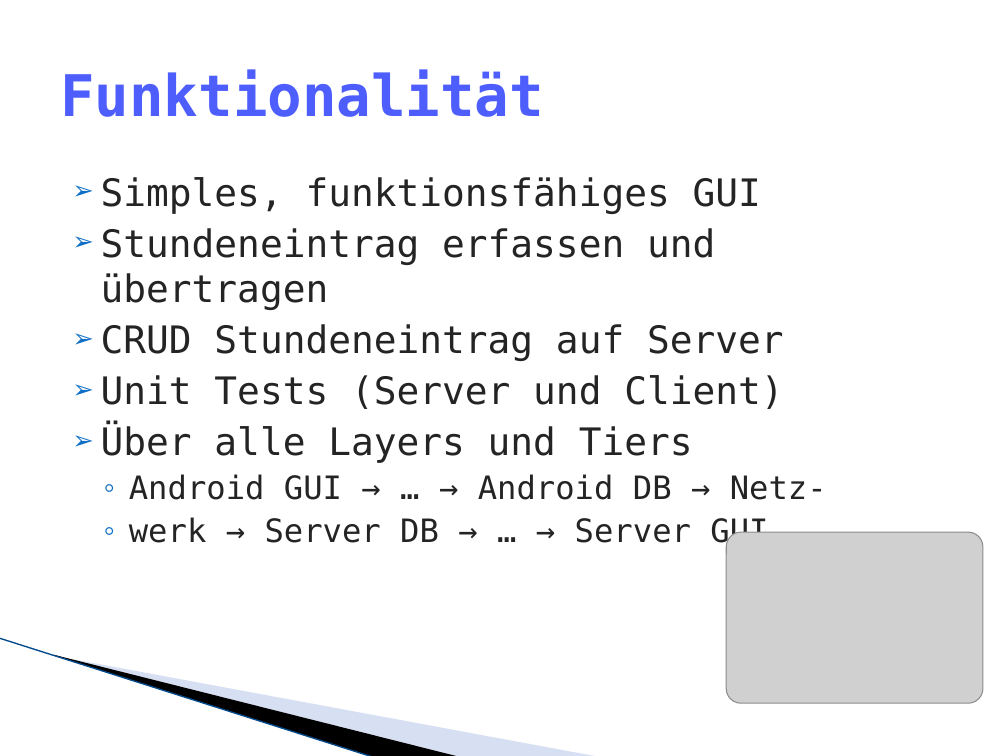
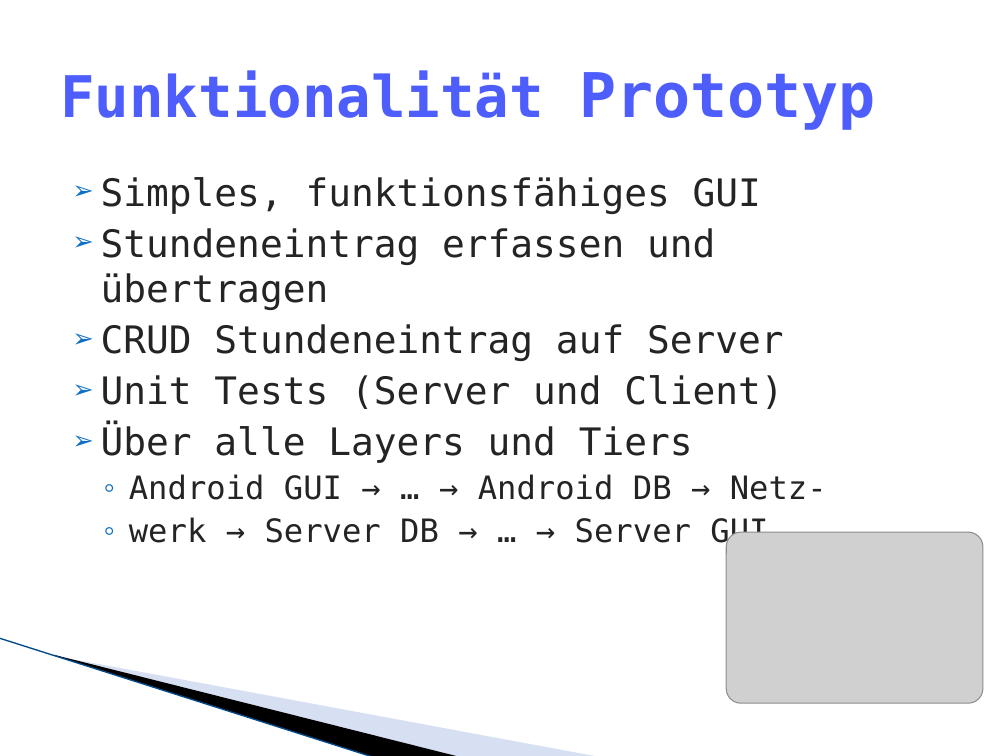
Before and after one commit to lukaselmer/hsr-mrt-software-engineering-2-project, a slide deck: slide 8 of doc/05_Design/praesentation.pptx. Drawn at 1008x756 pixels with LibreOffice and Linux fonts; fonts in the diff are those of the drawing; grey boxes stand for pictures; background and template pictures are left out. Boxes give left, top, right and bottom in pixels: in the first picture for what was removed or moved away, otherwise in the second. Text is boxed around its words. In the diff, an @@ line names an element or a change of style, - is before the commit and + after.

```diff
--- a/doc/05_Design/praesentation.pptx
+++ b/doc/05_Design/praesentation.pptx
@@ title at (60, 71, 876, 130): text changed @@
-Funktionalität
+Funktionalität Prototyp
```
Also in this commit, not shown: 11 other slides changed, 9 slides added, 1 other file.
